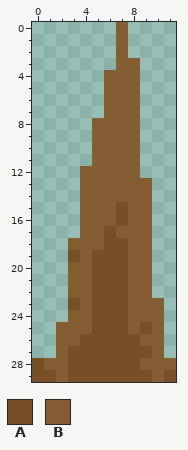
Pixel-art sprite -- Art/Sprites/caves/cave elements/stalagmite 1_diffuse.png. This is how it looked before the edit.
The file is 12x30 pixels.
Palette (. is transparent): A #774f26  B #845e32
And afterwards:
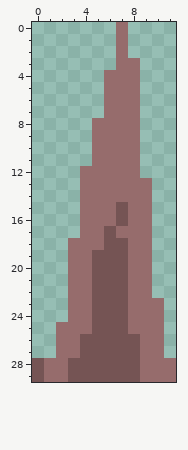
From old to new:
@@ palette @@
-A #774f26
+A #755454
-B #845e32
+B #966c6c
@@ x 1..5 @@
 18 ..BBB
-19 ..ABA
+19 ..BBA
 20 ..BBA
@@ x 0..11 @@
 22 ...BBAAABB..
-23 ...ABAAABBB.
+23 ...BBAAABBB.
 24 ...BBAAABBB.
-25 ..BBBAAABAB.
+25 ..BBBAAABBB.
 26 ..BBAAAAABB.
-27 ..BAAAAAAAB.
+27 ..BBAAAAABB.
 28 ABBAAAAAABBB
-29 AABAAAAAAABA
+29 ABBAAAAAABBB
